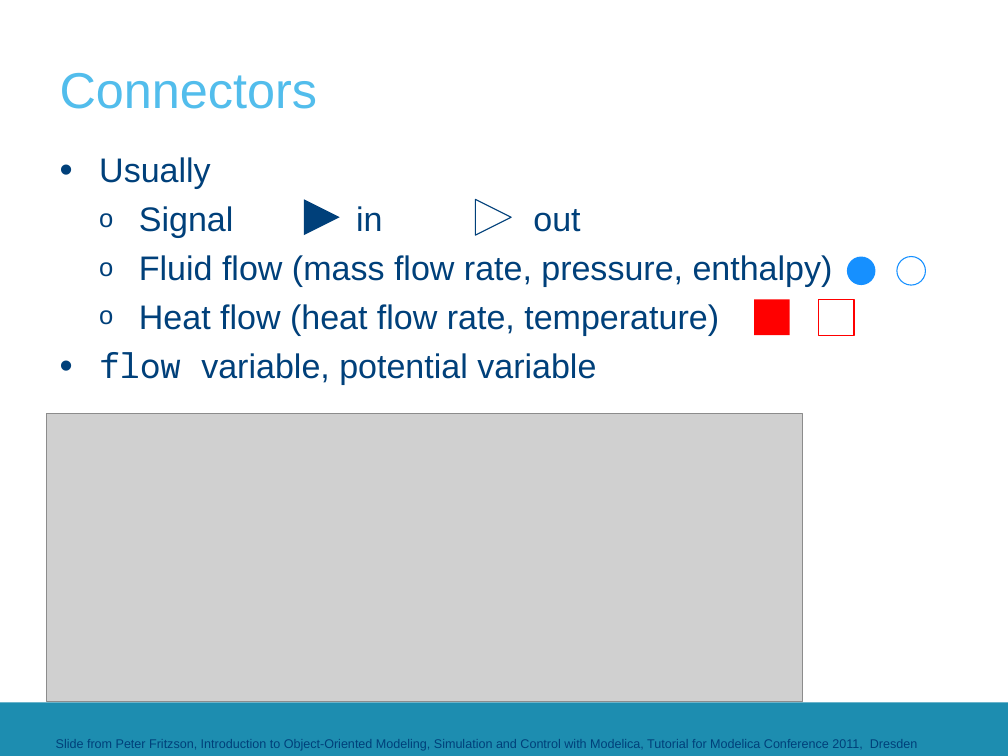
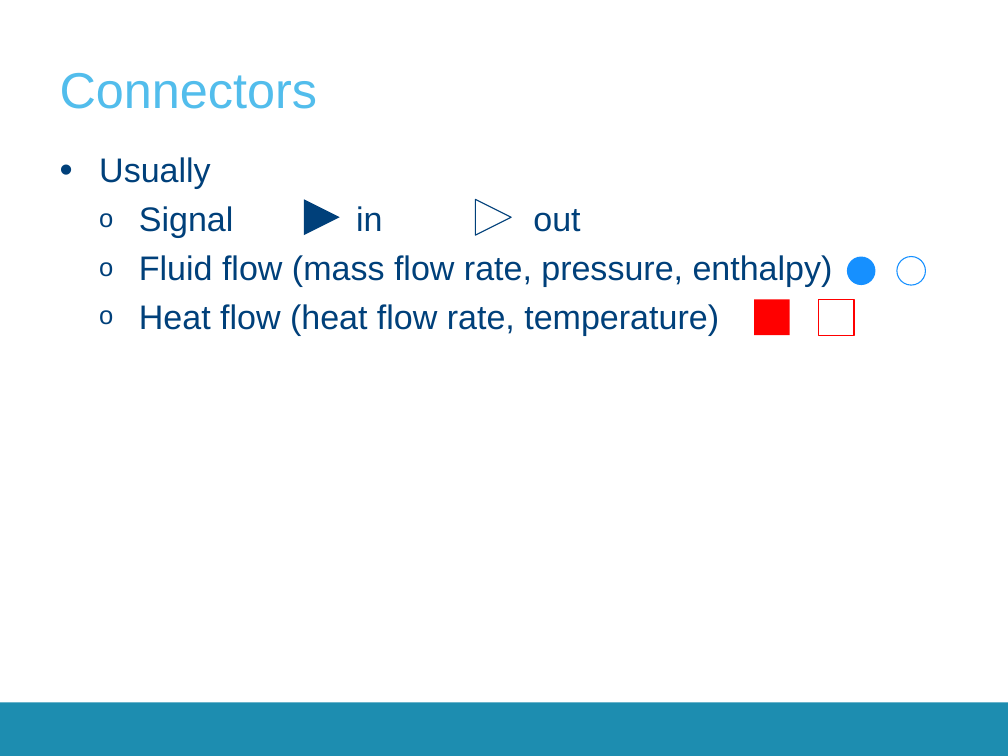
Before and after one commit to aswathnaray/__CrashCourse__, a slide deck: slide 26 of 2017-2018/Presentations/CrashCourse_2016.pptx (slide 24 before the commit). Drawn at 1008x756 pixels with LibreOffice and Linux fonts; fonts in the diff are those of the drawing; grey boxes stand for pictures; background and template pictures are left out. Boxes give left, top, right and bottom in pixels: in the first picture for what was removed or moved away, otherwise in the second. Text is boxed around its words. In the diff, an @@ line names an element or a change of style, - is before the commit and + after.

```diff
--- a/2017-2018/Presentations/CrashCourse_2016.pptx
+++ b/2017-2018/Presentations/CrashCourse_2016.pptx
@@ text at [99,352,596,385]: paragraph removed @@
-• flow variable, potential variable
@@ picture removed at [47,414,803,702] @@
@@ text removed at [56,739,917,751] @@
-Slide from Peter Fritzson, Introduction to Object-Oriented Modeling, Simulation and Control with Modelica, Tutorial for Modelica Conference 2011, Dresden
```
Also in this commit, not shown: 5 other slides changed, 1 slide added.
